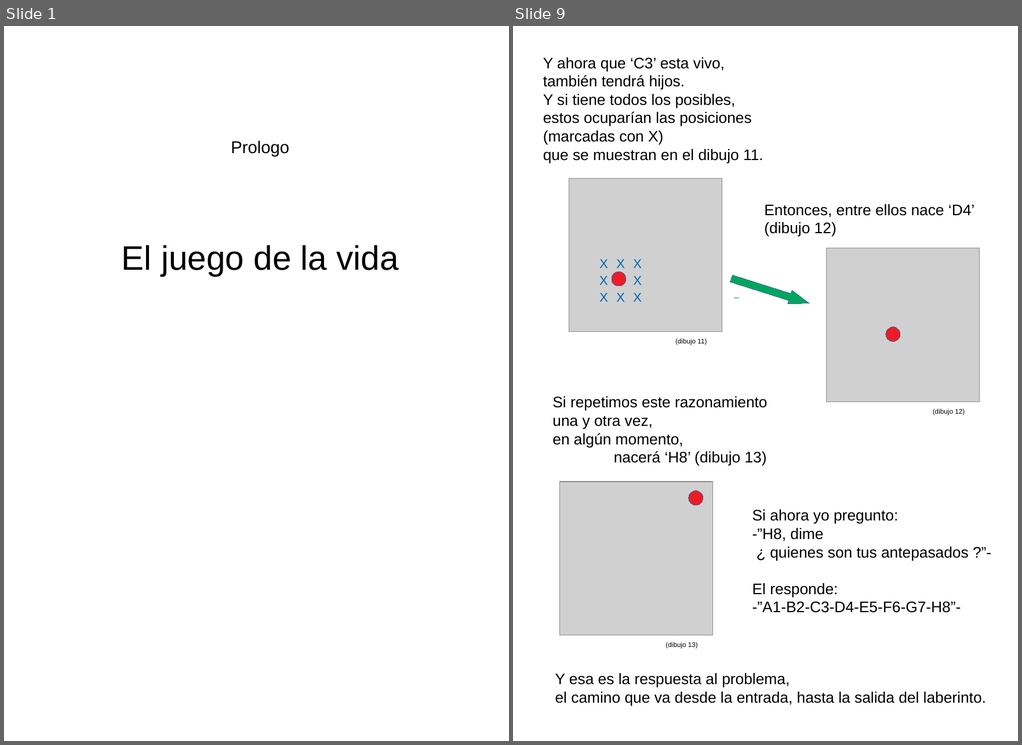
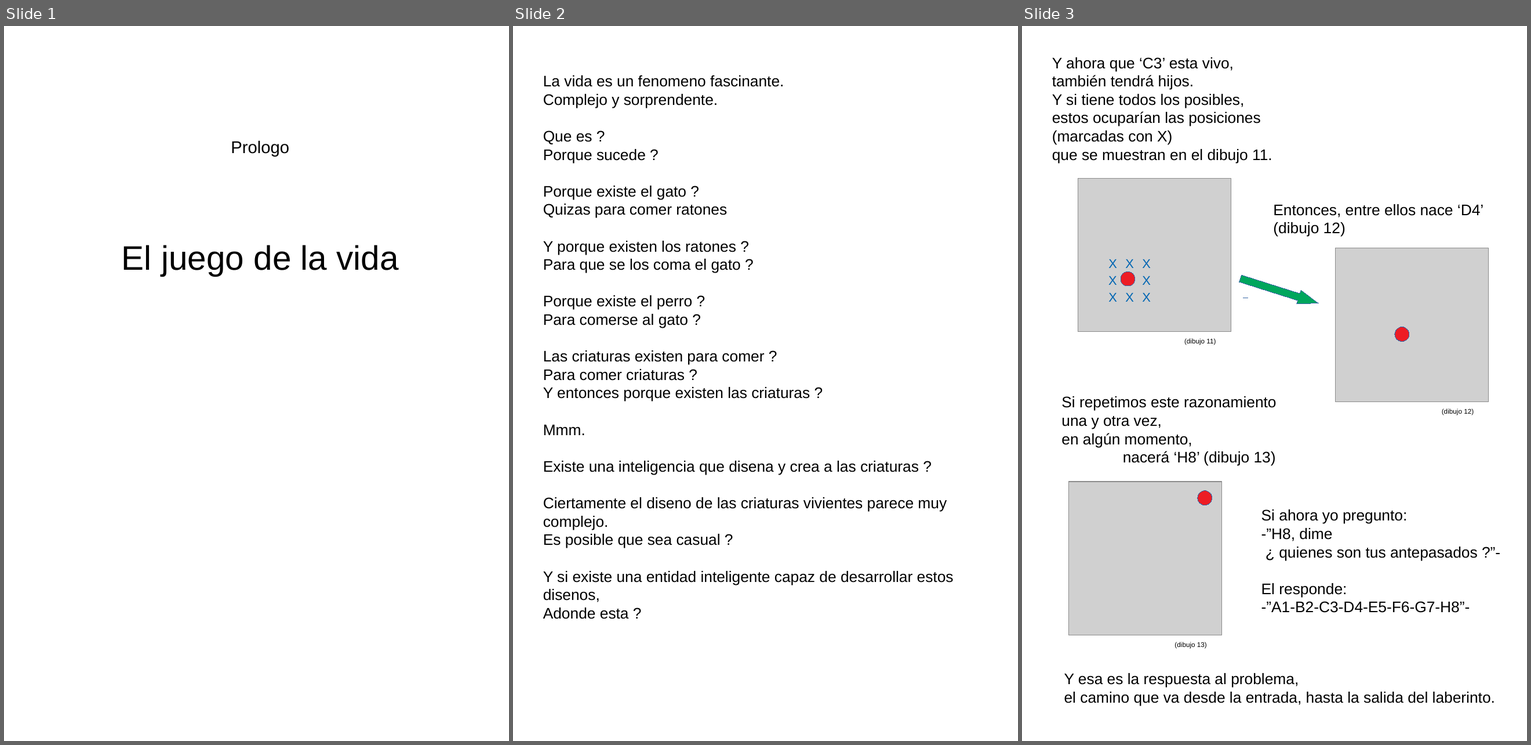
Before and after one commit to fabhrius/La-Cosa, a slide deck: capitulos/Prologo/Prologo.odp. Shown side by side, each under a label of ours: slides 1 and 9 before the commit, slides 1, 2 and 3 after it; the slides between them are not shown. The pictures are 1022x745 and 1531x745 pixels, drawn with LibreOffice and Linux fonts; fonts in the diff are those of the drawing; grey boxes stand for pictures. Boxes give left, top, right and bottom in pixels: in the first picture for what was removed or moved away, otherwise in the second. Text is boxed around its words. In the diff, an @@ line names an element or a change of style, - is before the commit and + after.

```diff
--- a/capitulos/Prologo/Prologo.odp
+++ b/capitulos/Prologo/Prologo.odp
@@ slide 2 added at (513,26,1018,741), background #FFFFFF @@
@@ text added at (543,75,954,619), 18 pt, text #000000 @@
+La vida es un fenomeno fascinante.
+Complejo y sorprendente.
+Que es ?
+Porque sucede ?
+Porque existe el gato ?
+Quizas para comer ratones
+Y porque existen los ratones ?
+Para que se los coma el gato ?
+Porque existe el perro ?
+Para comerse al gato ?
+Las criaturas existen para comer ?
+Para comer criaturas ?
+Y entonces porque existen las criaturas ?
+Mmm.
+Existe una inteligencia que disena y crea a las criaturas ?
+Ciertamente el diseno de las criaturas vivientes parece muy complejo.
+Es posible que sea casual ?
+Y si existe una entidad inteligente capaz de desarrollar estos disenos,
+Adonde esta ?
@@ what was slide 9 is now slide 3 @@
```
Also in this commit, not shown: 7 slides removed, 1 other file.
